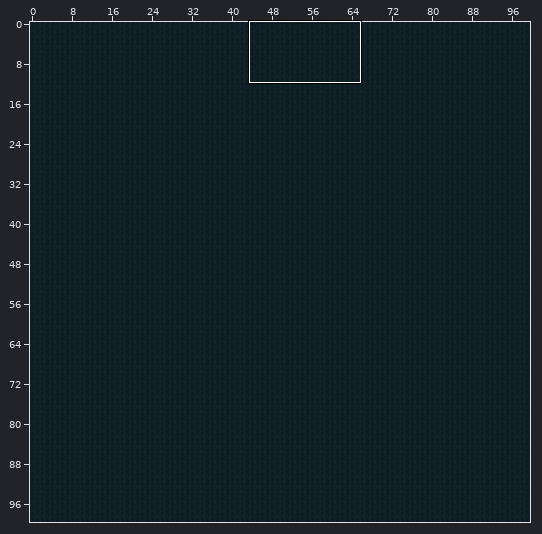
Level history. Tiled map (JSON): LostAndDivine.ClientMonoGame/Content/Sectors/2_12.tmj. The first picture is a wide view before the edit; the outline marks the close-up.
Close-up. Before the commit:
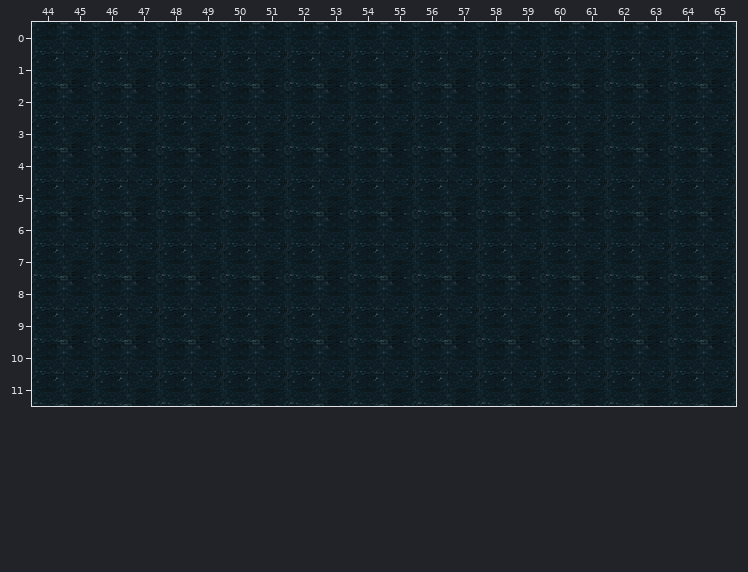
Cells are 64x64 px. Shown: x 44..65, y 0..11. The commit also changed other parts of the map, which this record leaves out.
New version:
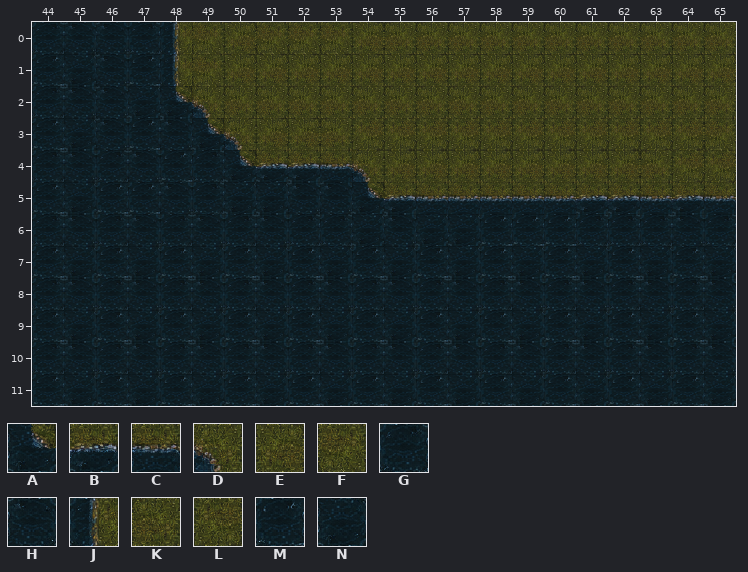
Key: from "World-Tilemap": A 40, B 69, C 70, D 71, E 91, F 92, G 99, H 100, J 101, K 121, L 122, M 129, N 130.
_ is an empty cell, . an unchanged one.
Difference:
--- layer "Слой тайлов 1"
@@ x 46..65 @@
- 0 GHGHGHGHGHGHGHGHGHGH
- 1 MNMNMNMNMNMNMNMNMNMN
- 2 GHGHGHGHGHGHGHGHGHGH
- 3 MNMNMNMNMNMNMNMNMNMN
- 4 ..GHGHGHGHGHGHGHGHGH
- 5 .NMNM.MNMNMNMNMNMNMN
- 6 .......HG.GHGHGH.HGH
+ 0 HGJFEFFFEKKKKKKKKKKK
+ 1 HMJFEEEEEEEEEEEEEEEE
+ 2 HNADKKKKKKKKKKKKKKKK
+ 3 HMHADEEKLLLLLLLLLLLF
+ 4 ..MGABBCDEEEEEEEEKLL
+ 5 .MHGN.HHABCCCCCBBCBC
+ 6 .......GN.NNMMMG.GHG
Where, in picture pixels (left, top, right, bottom), the same in both close-ups:
changed: (96, 22, 736, 246)
